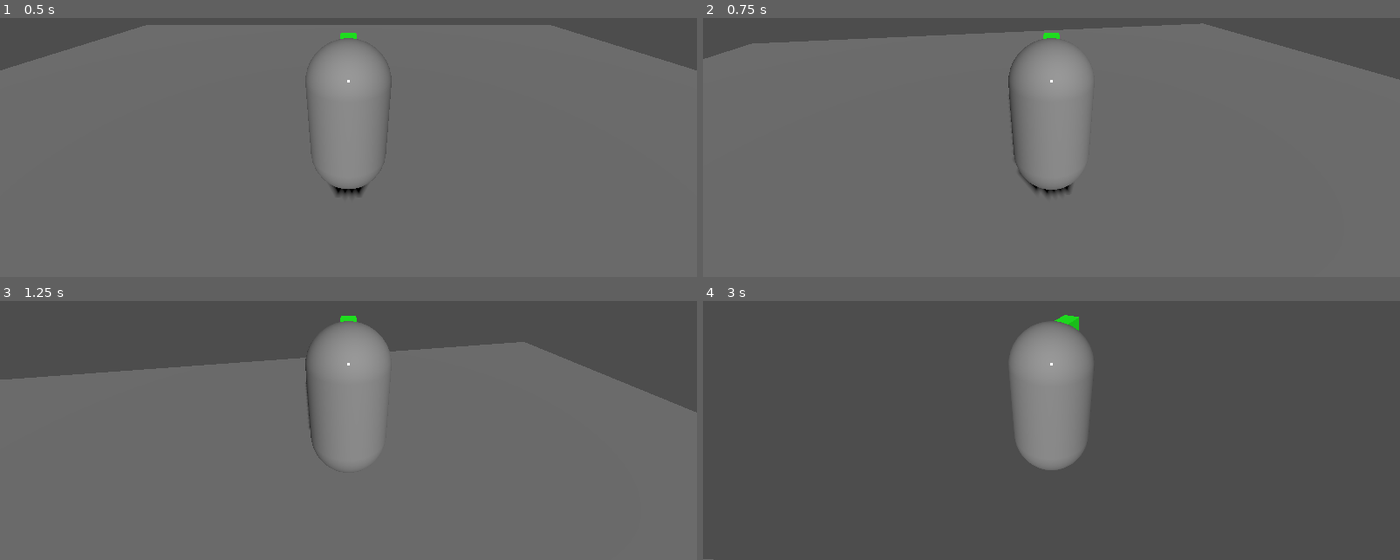
Above: before the commit, frames 1-4 (two rows, left to right).
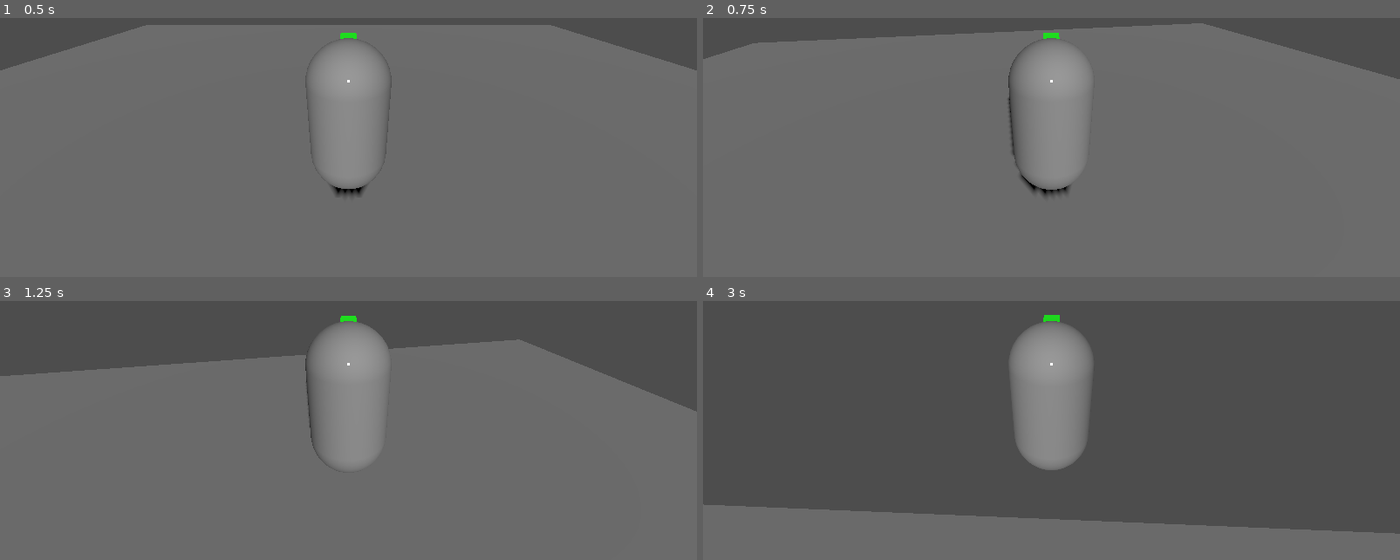
Above: after the commit, the same moments.

Repository: Jacon82/3DCrafterWorld
Game: Godot game, scene res://world/temp_world.tscn
The game is run twice, just before and just after one commit, with the same random seed, the same clock (stepped at 60 frames per second) and the same inputs. The project has no main scene, so this scene is started directly.
Inputs (mouse positions are in pixels of both pictures, inside the frame that each line leads up to):
- Up to frame 1 (0.5 s): no input
- Up to frame 2 (0.75 s): tap Enter at 0.5 s; move the mouse to (1086, 80) at 0.52 s; hold W (move_forward) from 0.53 s (still down); hold Alt (camera_pan, bound only before the commit) from 0.53 s (still down)
- Up to frame 3 (1.25 s): keep holding W (move_forward); keep holding Alt (camera_pan, bound only before the commit); tap Space (jump) at 0.77 s; click (383, 363) at 0.8 s
- Up to frame 4 (3 s): keep holding W (move_forward); move the mouse to (1016, 365) at 1.27 s; release Alt (camera_pan, bound only before the commit) at 1.28 s; click (1016, 365) at 1.35 s; tap Space (jump) at 1.52 s; tap Alt (camera_pan, bound only before the commit) at 1.55 s; move the mouse to (1065, 357) at 2.02 s; hold Alt (camera_pan, bound only before the commit) 2.03-2.78 s; click (1065, 357) at 2.3 s; move the mouse to (1044, 370) at 2.77 s; tap Mouse wheel up (camera_zoom_in) at 2.85 s

Frame 1 is identical in both runs. In frame 2, 0.2% of the frame differs, in the area x 0-100%, y 2-69%; in frame 3, 0.8%; in frame 4, 16%, in the area x 0-100%, y 5-100%.

Commit message:
Completed player camera movement.

Diff:
--- a/entities/player/player.gd
+++ b/entities/player/player.gd
@@ -3,6 +3,7 @@
 const SPEED = 5.0
 const JUMP_VELOCITY = 4.5
 const MOUSE_SENSITIVITY = 0.003
+const ROTATION_SPEED = 12.0
 const MAX_INTERACT_DISTANCE = 3.5
 
 @export var max_camera_zoom: float = 10.0
@@ -14,38 +15,26 @@
 
 var camera_yaw: float = 0.0
 var camera_pitch: float = deg_to_rad(-25.0)
-var is_orbiting: bool = false
 
 @onready var camera_pivot = $CameraPivot
 @onready var spring_arm = $CameraPivot/SpringArm3D
+@onready var visual_mesh = $MeshInstance3D
 @onready var interact_raycast = $CameraPivot/SpringArm3D/Camera3D/InteractRaycast
 
 func _ready():
 	Input.set_mouse_mode(Input.MOUSE_MODE_CAPTURED)
 	camera_pivot.rotation.x = camera_pitch
-	camera_pivot.rotation.y = camera_yaw
-	camera_pivot.rotation.z = 0.0
 	spring_arm.spring_length = min_camera_zoom
-	print("[Player] Initialized. Camera angled 25 degrees down. Zoom set to: ", spring_arm.spring_length)
+	print("[Player] Valheim-style movement initialized. Mesh rotation decoupled.")
 
 func _unhandled_input(event):
-	if event.is_action_pressed("camera_pan"):
-		is_orbiting = true
-	elif event.is_action_released("camera_pan"):
-		is_orbiting = false
-
 	if event is InputEventMouseMotion and Input.get_mouse_mode() == Input.MOUSE_MODE_CAPTURED:
+		camera_yaw -= event.relative.x * MOUSE_SENSITIVITY
 		camera_pitch -= event.relative.y * MOUSE_SENSITIVITY
 		camera_pitch = clamp(camera_pitch, deg_to_rad(-89.0), deg_to_rad(45.0))
 
-		if is_orbiting:
-			camera_yaw -= event.relative.x * MOUSE_SENSITIVITY
-		else:
-			rotate_y(-event.relative.x * MOUSE_SENSITIVITY)
-
 		camera_pivot.rotation.x = camera_pitch
 		camera_pivot.rotation.y = camera_yaw
-		camera_pivot.rotation.z = 0.0
 
 	if event.is_action_pressed("camera_zoom_in"):
 		spring_arm.spring_length = clamp(spring_arm.spring_length - zoom_step, min_camera_zoom, max_camera_zoom)
@@ -58,9 +47,8 @@
 		camera_pitch = deg_to_rad(-25.0)
 		camera_pivot.rotation.x = camera_pitch
 		camera_pivot.rotation.y = camera_yaw
-		camera_pivot.rotation.z = 0.0
 		spring_arm.spring_length = min_camera_zoom
-		print("[Player] Camera position and zoom reset to default.")
+		print("[Player] Camera reset.")
 
 	if event.is_action_pressed("ui_cancel"):
 		if Input.get_mouse_mode() == Input.MOUSE_MODE_CAPTURED:
@@ -81,11 +69,17 @@
 		velocity.y = JUMP_VELOCITY
 
 	var input_dir = Input.get_vector("move_left", "move_right", "move_forward", "move_backward")
-	var direction = (transform.basis * Vector3(input_dir.x, 0, input_dir.y)).normalized()
+
+	var look_direction = camera_pivot.global_transform.basis
+	var direction = (look_direction * Vector3(input_dir.x, 0, input_dir.y)).normalized()
+	direction.y = 0
 
 	if direction:
 		velocity.x = direction.x * SPEED
 		velocity.z = direction.z * SPEED
+
+		var target_rotation = atan2(-direction.x, -direction.z)
+		visual_mesh.rotation.y = lerp_angle(visual_mesh.rotation.y, target_rotation, delta * ROTATION_SPEED)
 	else:
 		velocity.x = move_toward(velocity.x, 0, SPEED)
 		velocity.z = move_toward(velocity.z, 0, SPEED)
@@ -97,7 +91,7 @@
 			var collision = get_slide_collision(i)
 			var collider = collision.get_collider()
 			if collider == null:
-				push_error("[Player] Collision detected but collider is null at index: " + str(i))
+				push_error("[Player] Collision detected but collider is null.")
 
 func _try_interact():
 	interact_raycast.force_raycast_update()
@@ -107,6 +101,6 @@
 		if target == null: return
 		var distance_to_target = global_position.distance_to(target.global_position)
 		if distance_to_target <= MAX_INTERACT_DISTANCE:
-			print("[Player] Interaction SUCCESS with: ", target.name, " at distance: ", distance_to_target)
+			print("[Player] Interaction SUCCESS with: ", target.name)
 		else:
-			print("[Player] Interaction FAILED with: ", target.name, ". Too far away. Distance: ", distance_to_target)
+			print("[Player] Interaction FAILED. Distance: ", distance_to_target)
--- a/project.godot
+++ b/project.godot
@@ -52,12 +52,6 @@
 "events": [Object(InputEventMouseButton,"resource_local_to_scene":false,"resource_name":"","device":-1,"window_id":0,"a …(256 unchanged characters)…
 ]
 }
-camera_pan={
-"deadzone": 0.2,
-"events": [Object(InputEventKey,"resource_local_to_scene":false,"resource_name":"","device":-1,"window_id":0,"alt_pressed":false,"shift_pressed":false,"ctrl_pressed":false,"meta_pressed":false,"pressed":false,"keycode":0,"physical_keycode":4194328,"key_label":0,"unicode":0,"location":0,"echo":false,"script":null)
-, Object(InputEventMouseButton,"resource_local_to_scene":false,"resource_name":"","device":-1,"window_id":0,"alt_pressed":false,"shift_pressed":false,"ctrl_pressed":false,"meta_pressed":false,"button_mask":4,"position":Vector2(187, 12),"global_position":Vector2(196, 60),"factor":1.0,"button_index":3,"canceled":false,"pressed":true,"double_click":false,"script":null)
-]
-}
 camera_reset={
 "deadzone": 0.2,
 "events": [Object(InputEventKey,"resource_local_to_scene":false,"resource_name":"","device":-1,"window_id":0,"alt_press …(192 unchanged characters)…
